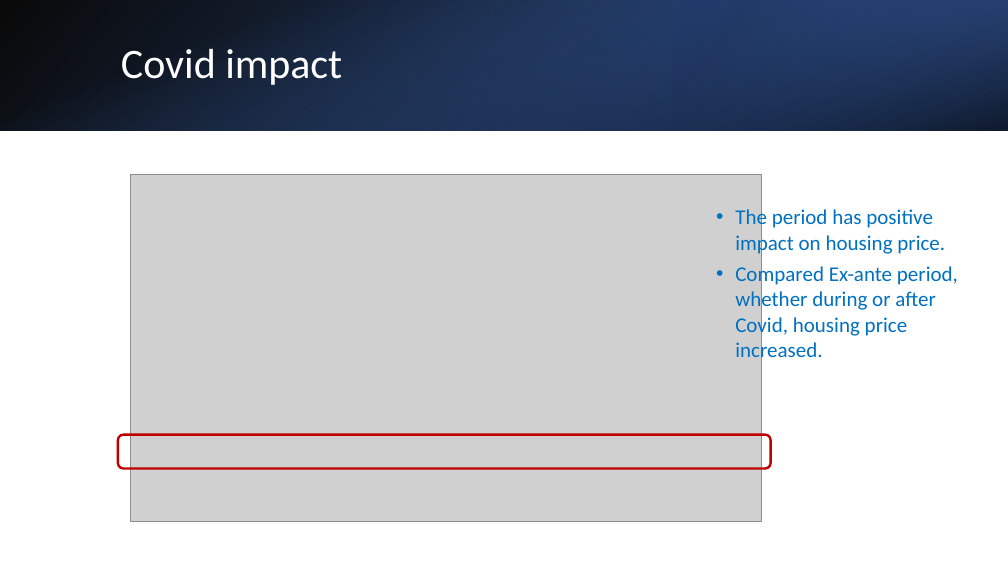
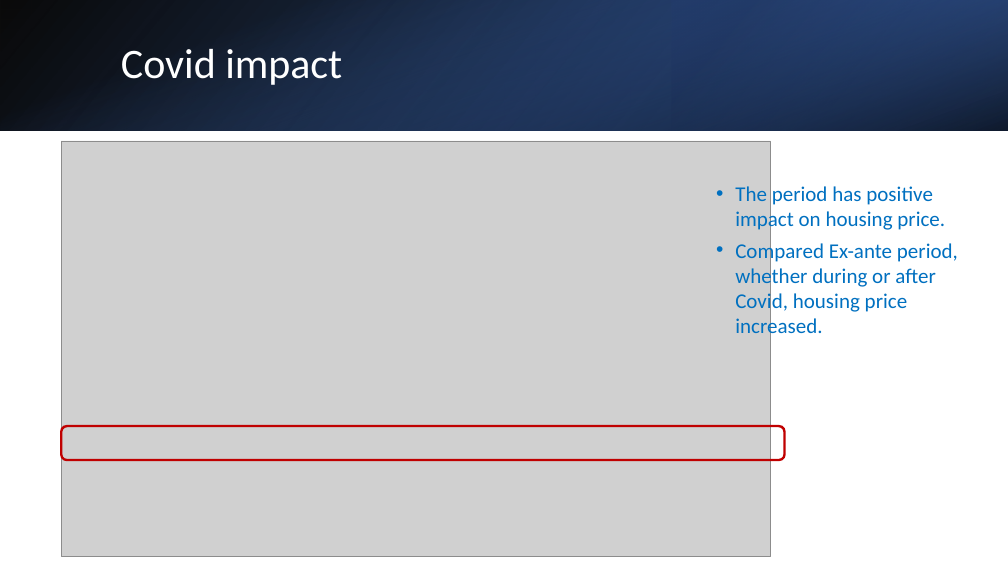
Before and after one commit to kashyapnimmagadda/DATS-6103-TEAM2, a slide deck: slide 31 of Project - Team 2- Data Mining (3).pptx. Drawn at 1008x567 pixels with LibreOffice and Linux fonts; fonts in the diff are those of the drawing; grey boxes stand for pictures. Boxes give left, top, right and bottom in pixels: in the first picture for what was removed or moved away, otherwise in the second. Text is boxed around its words. In the diff, an @@ line names an element or a change of style, - is before the commit and + after.

```diff
--- a/Project - Team 2- Data Mining (3).pptx
+++ b/Project - Team 2- Data Mining (3).pptx
@@ picture resized from (x1=130, y1=175, x2=761, y2=522) to (x1=61, y1=141, x2=771, y2=556) @@
@@ text "The period has positive impact ..." moved from (x1=735, y1=207, x2=958, y2=363) to (x1=735, y1=186, x2=958, y2=340) @@
@@ rounded rectangle resized from (x1=118, y1=435, x2=771, y2=469) to (x1=61, y1=426, x2=785, y2=461) @@
```
Also in this commit, not shown: 1 other slide changed.
